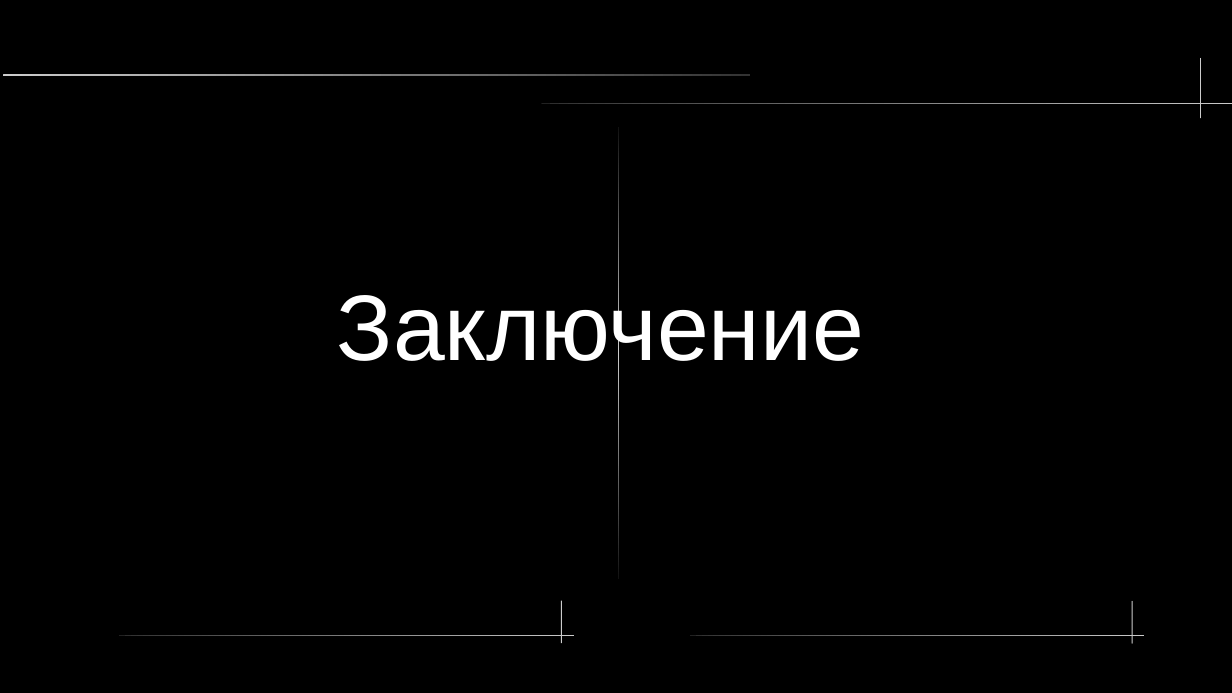
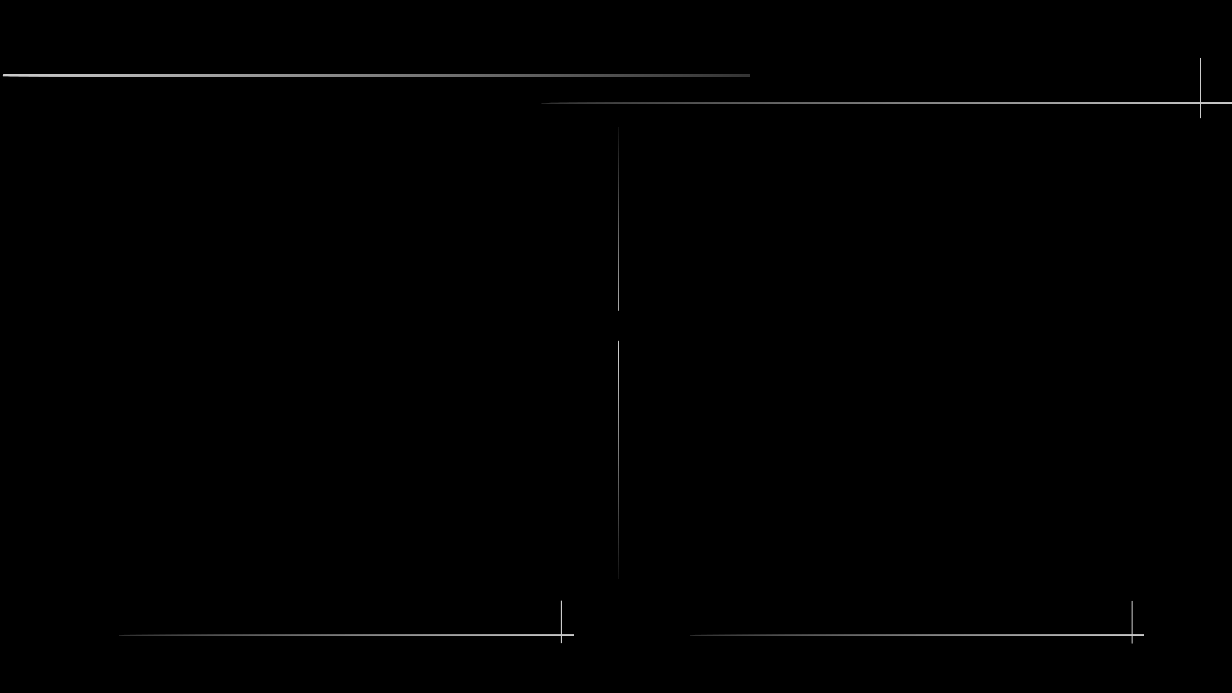
Before and after one commit to KrutyashBB/ProgramStore, a slide deck: slide 19 of info/PS_presentation.odp (slide 15 before the commit). Drawn at 1232x693 pixels with LibreOffice and Linux fonts; fonts in the diff are those of the drawing. Boxes give left, top, right and bottom in pixels: in the first picture for what was removed or moved away, otherwise in the second. Text is boxed around its words. In the diff, an @@ line names an element or a change of style, - is before the commit and + after.

```diff
--- a/info/PS_presentation.odp
+++ b/info/PS_presentation.odp
@@ subtitle "Заключение" at bbox=[337, 286, 864, 377]: text colour #FFFFFF to #000000; more space between paragraphs @@
@@ freeform shape at bbox=[618, 126, 619, 579]: outline redrawn @@
```
Also in this commit, not shown: 11 other slides changed, 7 slides added, 3 slides removed, 3 other files.
